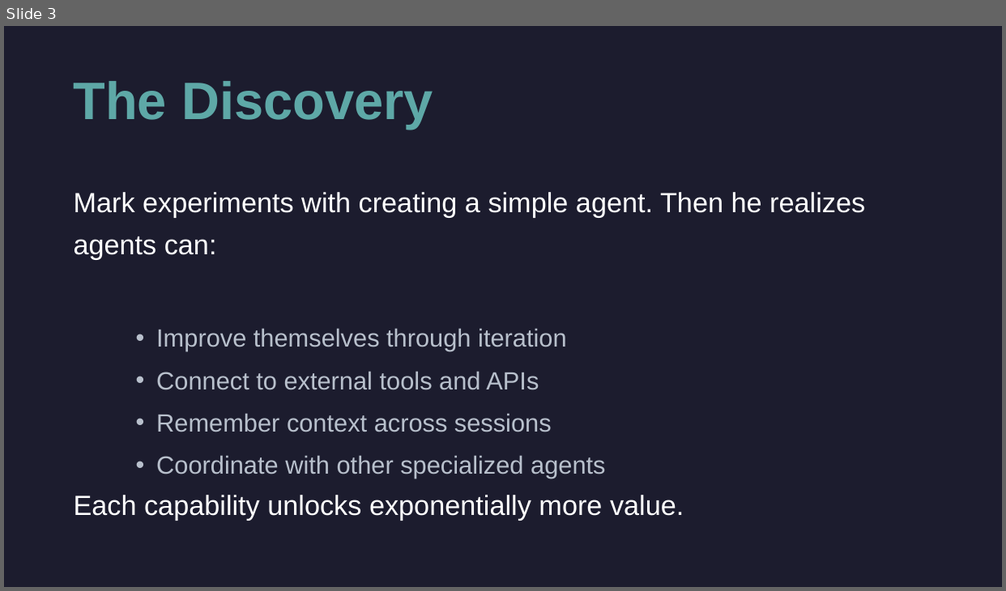
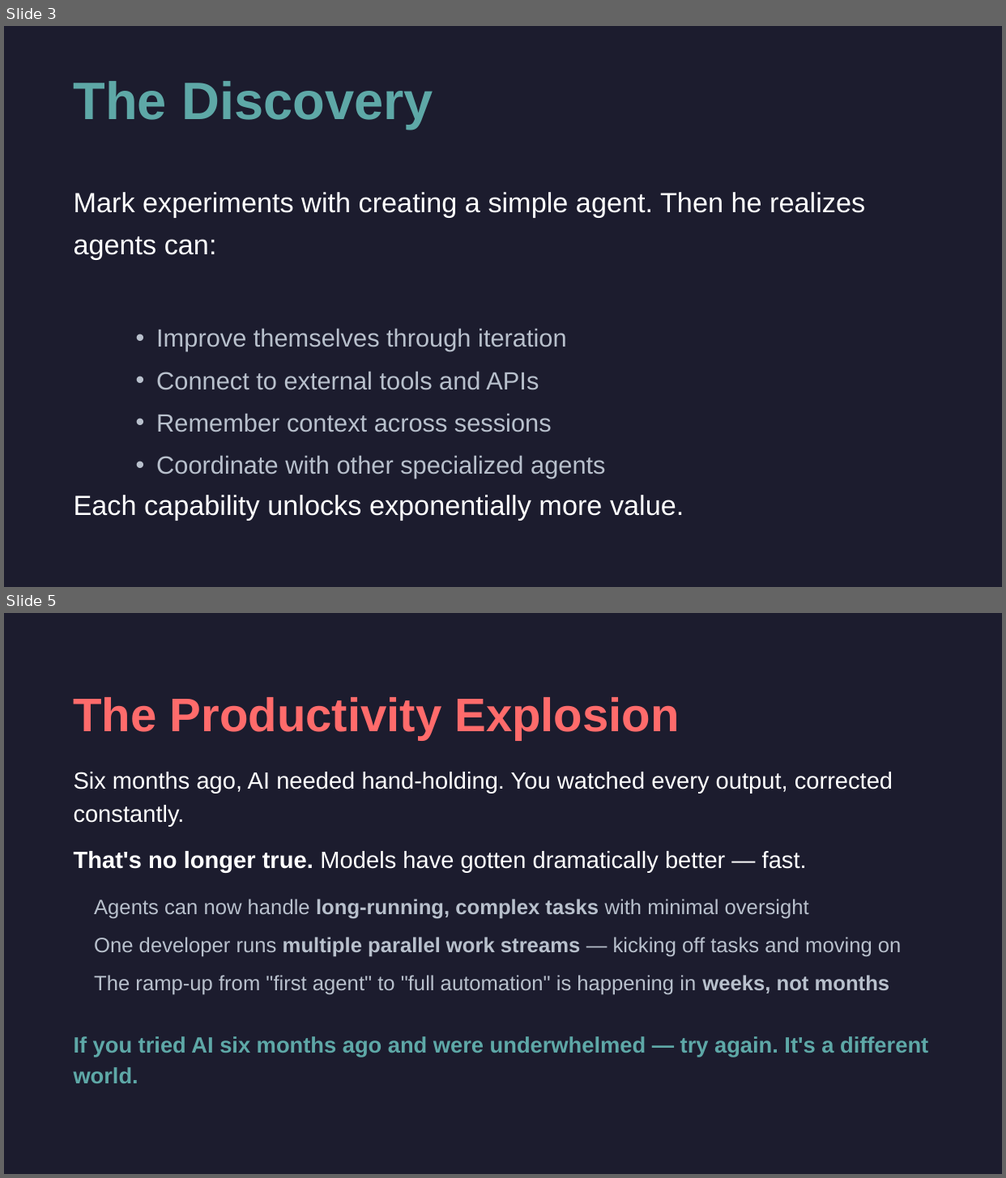
Before and after one commit to cirvine-MSFT/editless, a slide deck: docs/presentations/marks-journey-short.pptx. Shown one above the other, each under a label of ours: slide 3 before the commit, slides 3 and 5 after it; the slides between them are not shown. The pictures are 1006x591 and 1006x1178 pixels, drawn with LibreOffice and Linux fonts; fonts in the diff are those of the drawing. Boxes give left, top, right and bottom in pixels: in the first picture for what was removed or moved away, otherwise in the second. Text is boxed around its words. In the diff, an @@ line names an element or a change of style, - is before the commit and + after.

```diff
--- a/docs/presentations/marks-journey-short.pptx
+++ b/docs/presentations/marks-journey-short.pptx
@@ slide 5 added at (4, 613, 1002, 1174), background #1C1C2E @@
@@ text added at (74, 697, 679, 740), 34 pt, text #FF6B6B, bold @@
+The Productivity Explosion
@@ text added at (74, 772, 893, 826), 17 pt, text #FFFFFF @@
+Six months ago, AI needed hand-holding. You watched every output, corrected constantly.
@@ text added at (74, 851, 807, 873), 17 pt, text #FFFFFF @@
+That's no longer true. Models have gotten dramatically better — fast.
@@ text added at (94, 899, 901, 995), 15 pt, text #B8C0CC @@
+• Agents can now handle long-running, complex tasks with minimal oversight
+• One developer runs multiple parallel work streams — kicking off tasks and moving on
+• The ramp-up from "first agent" to "full automation" is happening in weeks, not months
@@ text added at (74, 1037, 928, 1084), 16 pt, text #5EA8A7, bold @@
+If you tried AI six months ago and were underwhelmed — try again. It's a different world.
```
Also in this commit, not shown: 2 slides changed, 1 slide removed, 7 other files.
